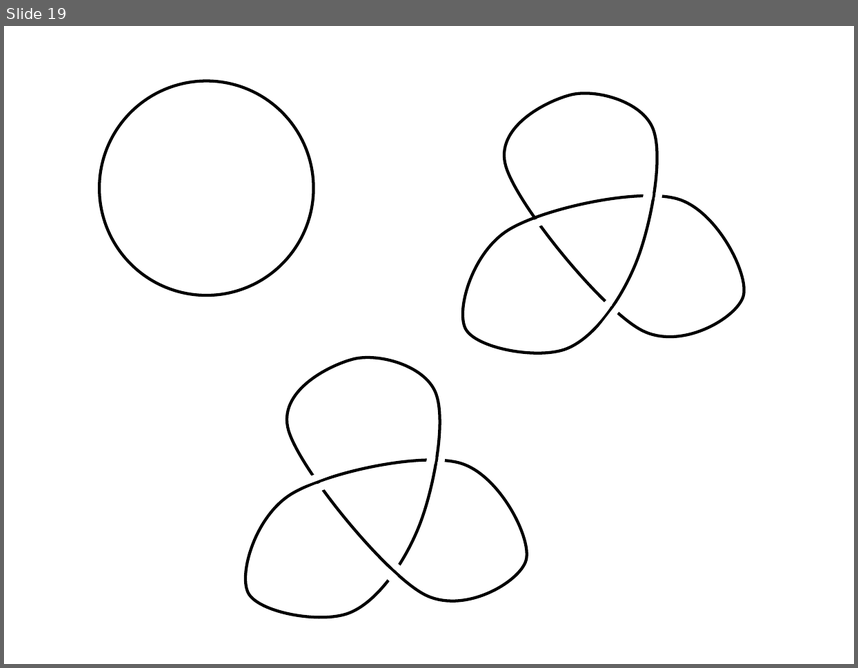
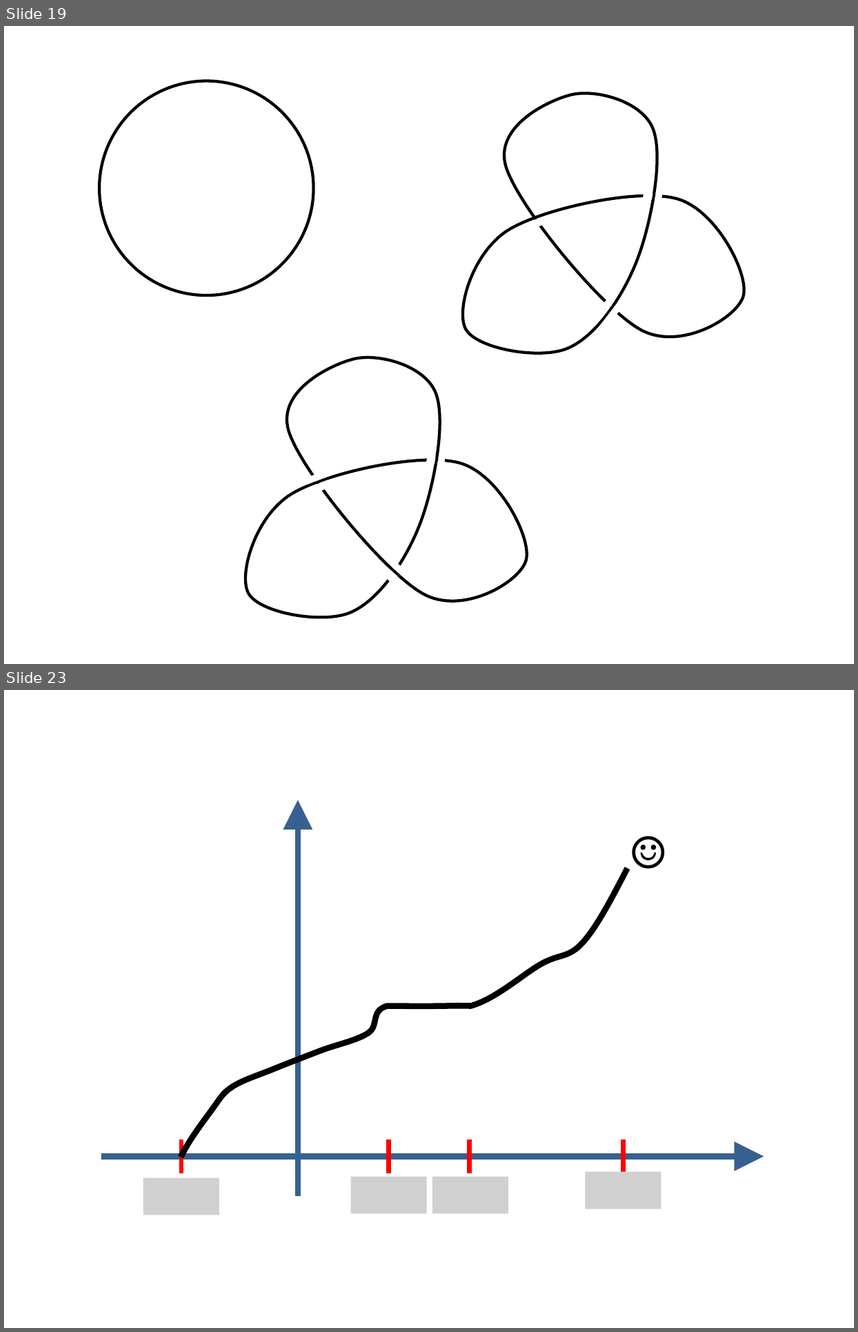
Before and after one commit to lutteropp/GeoTopo, a slide deck: images/Bilder.pptx. Shown one above the other, each under a label of ours: slide 19 before the commit, slides 19 and 23 after it; the slides between them are not shown. The pictures are 858x668 and 858x1332 pixels, drawn with LibreOffice and Linux fonts; fonts in the diff are those of the drawing; grey boxes stand for pictures. Boxes give left, top, right and bottom in pixels: in the first picture for what was removed or moved away, otherwise in the second. Text is boxed around its words. In the diff, an @@ line names an element or a change of style, - is before the commit and + after.

```diff
--- a/images/Bilder.pptx
+++ b/images/Bilder.pptx
@@ slide 23 added at [4,690,854,1328], background #FFFFFF @@
@@ arrow added from (298, 1196) to (298, 800), #376092 5 pt @@
@@ text added at [624,812,686,890], 48 pt, text #000000, bold @@
+☺
@@ freeform shape added at [181,869,627,1158], outline #000000 5 pt @@
@@ line added from (181, 1140) to (181, 1173), #FF0000 4 pt @@
@@ line added from (389, 1140) to (389, 1173), #FF0000 4 pt @@
@@ line added from (469, 1140) to (469, 1173), #FF0000 4 pt @@
@@ line added from (623, 1140) to (623, 1173), #FF0000 4 pt @@
@@ arrow added from (101, 1156) to (764, 1156), #376092 5 pt @@
@@ picture added at [143,1177,219,1214] @@
@@ picture added at [351,1176,426,1214] @@
@@ picture added at [432,1176,508,1214] @@
@@ picture added at [586,1171,661,1209] @@
```
Also in this commit, not shown: 3 other slides added, 5 other files.
